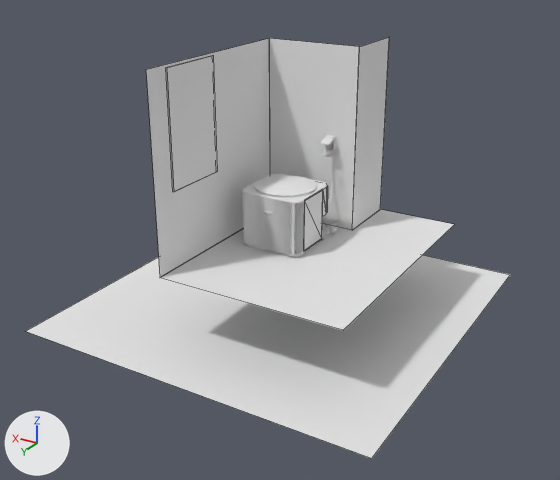
One commit to the Blender file vl.vlabs.com.ua/models/hvac/vlab.hvac.base-heat-pump/vlab.hvac.base-heat-pump.blend: the scene before it, then after it.
Rendered twice from a camera (50 mm lens) standing at (-4.85, 8.22, 4.11) and looking at (-0.16, 0.4, 0.2). The lights are fixed; the arrows at lower left show +X, +Y and +Z. Mesh edges are drawn as thin lines on the coarser meshes.

The scene before the commit, as lines of its bpy script (objects in view):
```python
me_bryantb225b_heatpumpfrontventpanelgeometry = bpy.data.meshes.new('bryantB225B_heatPumpFrontVentPanelGeometry')
me_bryantb225b_heatpumpfrontventpanelgeometry.from_pydata(...)  # 42 vertices, 20 faces; spans x -0.44..0.44, y -0.106..0.061, z -0.345..0.345
me_bryantb225b_heatpumpfrontventpanelgeometry.polygons.foreach_set('use_smooth', [True] * 20)
me_bryantb225b_heatpumpfrontventpanelgeometry.materials.append(mat_bryantb225b_heatpumpframematerial)  # its picture is missing
me_bryantb225b_heatpumpleftventpanelgeometry = bpy.data.meshes.new('bryantB225B_heatPumpLeftVentPanelGeometry')
me_bryantb225b_heatpumpleftventpanelgeometry.from_pydata(...)  # 24 vertices, 12 faces; spans x -0.003..0.002, y -0.283..0.195, z -0.354..0.357
me_bryantb225b_heatpumpleftventpanelgeometry.polygons.foreach_set('use_smooth', [True] * 12)
me_bryantb225b_heatpumpleftventpanelgeometry.materials.append(mat_bryantb225b_heatpumpframematerial)  # its picture is missing
me_housewallgeometry = bpy.data.meshes.new('houseWallGeometry')
me_housewallgeometry.from_pydata(...)  # 24 vertices, 12 faces; spans x 0.0..1.33, y -0.94..2.53, z 0.0..2.49
me_housewallgeometry.materials.append(mat_combinedmaterial)  # its picture is missing
ob_bryantb225b_heatpumpfrontventpanel = bpy.data.objects.new('bryantB225B_heatPumpFrontVentPanel', me_bryantb225b_heatpumpfrontventpanelgeometry)
ob_bryantb225b_heatpumpfrontventpanel.location = (0.0, 0.38, 0.4)
ob_bryantb225b_heatpumpleftventpanel = bpy.data.objects.new('bryantB225B_heatPumpLeftVentPanel', me_bryantb225b_heatpumpleftventpanelgeometry)
ob_bryantb225b_heatpumpleftventpanel.location = (-0.44, 0.08, 0.4)
ob_housewall = bpy.data.objects.new('houseWall', me_housewallgeometry)
ob_housewall.location = (-0.6, -0.8, 0.0)
# also in view: 'ground' at (-0.5, 0.0, 0.0); 'bryantB225B_heatPumpFrameCap' at (0.0, 0.0, 0.73); 'bryantB225B_heatPumpFanGrid' at (0.0, 0.0, 0.8); 'allowedSpacePlane' at (0.0, 0.0, -0.9)
```
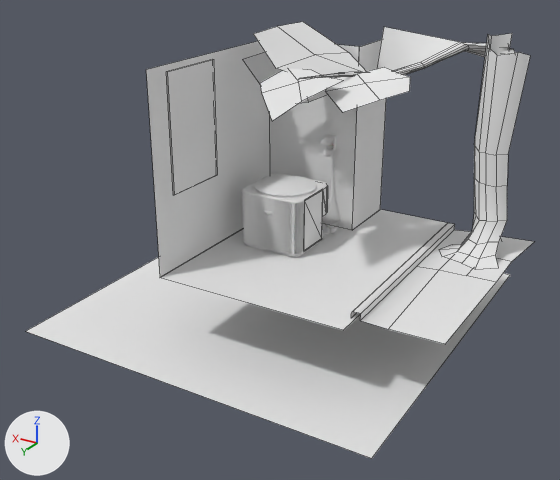
Boxes [x1, y1, x2, y2] around the edits, measured in the pictures (560 x 480 px):
'treeAndGrunt', added: after [299, 27, 534, 344]
'treeBranch3', added: after [254, 22, 367, 78]
'treeBranch4', added: after [326, 67, 410, 112]
'treeBranch2', added: after [260, 69, 344, 121]
'treeBranch1', added: after [242, 52, 338, 103]

Diff of the bpy script that builds the scene:
```diff
--- a/vl.vlabs.com.ua/models/hvac/vlab.hvac.base-heat-pump/vlab.hvac.base-heat-pump.blend.py
+++ b/vl.vlabs.com.ua/models/hvac/vlab.hvac.base-heat-pump/vlab.hvac.base-heat-pump.blend.py
@@ me_treebranch1geometry @@
+me_treebranch1geometry.from_pydata([(0.0, 0.0, 0.0), (0.442, 0.682, 0.091), (0.653, 0.489, -0.784), (1.102, 1.018, -0.319), (0.856, 0.768, -0.596), (0.774, 0.947, 0.038), (0.405, 0.292, -0.593), (0.494, 0.491, -0.22)], [], [(7, 4, 2, 6), (5, 3, 4, 7), (1, 5, 7, 0), (0, 7, 6)])
+me_treebranch1geometry.polygons.foreach_set('use_smooth', [True] * 4)
+me_treebranch1geometry.materials.append(mat_borderandgrunttexturematerial)  # its picture is missing
@@ me_treebranch4geometry @@
+me_treebranch4geometry.from_pydata([(-0.06, -0.34, -0.062), (-0.788, -0.288, -0.092), (-0.832, 0.093, 0.019), (-0.655, -0.391, -0.013), (0.0, 0.0, 0.0), (0.128, 0.289, 0.049), (-0.793, 0.537, 0.09), (-0.187, 0.49, 0.109), (-0.355, 0.046, 0.035)], [], [(8, 2, 6, 7), (3, 1, 2, 8), (0, 3, 8, 4), (4, 8, 7, 5)])
+me_treebranch4geometry.polygons.foreach_set('use_smooth', [True] * 4)
+me_treebranch4geometry.materials.append(mat_borderandgrunttexturematerial)  # its picture is missing
@@ me_treebranch3geometry @@
+me_treebranch3geometry.from_pydata([(0.0, 0.0, 0.0), (0.442, 0.682, 0.091), (0.623, 0.478, -0.768), (1.102, 1.018, -0.319), (0.856, 0.768, -0.596), (0.774, 0.947, 0.038), (0.183, 0.122, -0.349), (0.494, 0.491, -0.22)], [], [(7, 4, 2, 6), (5, 3, 4, 7), (1, 5, 7, 0), (0, 7, 6)])
+me_treebranch3geometry.polygons.foreach_set('use_smooth', [True] * 4)
+me_treebranch3geometry.materials.append(mat_borderandgrunttexturematerial)  # its picture is missing
@@ me_treebranch2geometry @@
+me_treebranch2geometry.from_pydata([(-0.06, -0.34, -0.062), (-1.27, -0.31, 0.016), (-0.844, 0.181, 0.186), (-0.731, -0.273, -0.004), (0.0, 0.0, 0.0), (0.128, 0.289, 0.049), (-0.599, 0.426, 0.225), (-0.117, 0.422, 0.204), (-0.368, 0.054, 0.1)], [], [(8, 2, 6, 7), (3, 1, 2, 8), (0, 3, 8, 4), (4, 8, 7, 5)])
+me_treebranch2geometry.polygons.foreach_set('use_smooth', [True] * 4)
+me_treebranch2geometry.materials.append(mat_borderandgrunttexturematerial)  # its picture is missing
@@ ob_treeandgrunt @@
+ob_treeandgrunt = bpy.data.objects.new('treeAndGrunt', me_treeandgruntgeometry)  # 181 vertices, 124 faces; spans x -1.13..1.39, y -1.55..1.61, z -0.14..2.71; in mat_borderandgrunttexturematerial (its picture is missing)
+ob_treeandgrunt.location = (-1.72, -0.15, 0.0)
@@ ob_treebranch1 @@
+ob_treebranch1 = bpy.data.objects.new('treeBranch1', me_treebranch1geometry)
+ob_treebranch1.location = (-0.67, -0.72, 2.07)
+ob_treebranch1.rotation_euler = (0.0226, -0.487, -0.321)  # degrees (1.3, -28, -18)
@@ ob_treebranch4 @@
+ob_treebranch4 = bpy.data.objects.new('treeBranch4', me_treebranch4geometry)
+ob_treebranch4.location = (-0.76, -0.43, 2.23)
+ob_treebranch4.rotation_euler = (-0.438, -0.135, -0.685)  # degrees (-25, -7.7, -39)
@@ ob_treebranch3 @@
+ob_treebranch3 = bpy.data.objects.new('treeBranch3', me_treebranch3geometry)
+ob_treebranch3.location = (-0.82, -0.66, 2.18)
+ob_treebranch3.rotation_euler = (-2.305, -0.897, 1.34)  # degrees (-132, -51, 77)
@@ ob_treebranch2 @@
+ob_treebranch2 = bpy.data.objects.new('treeBranch2', me_treebranch2geometry)
+ob_treebranch2.location = (-0.53, 0.0, 2.25)
+ob_treebranch2.rotation_euler = (6.044, -0.27, -1.756)  # degrees (346, -15, -101)
```
